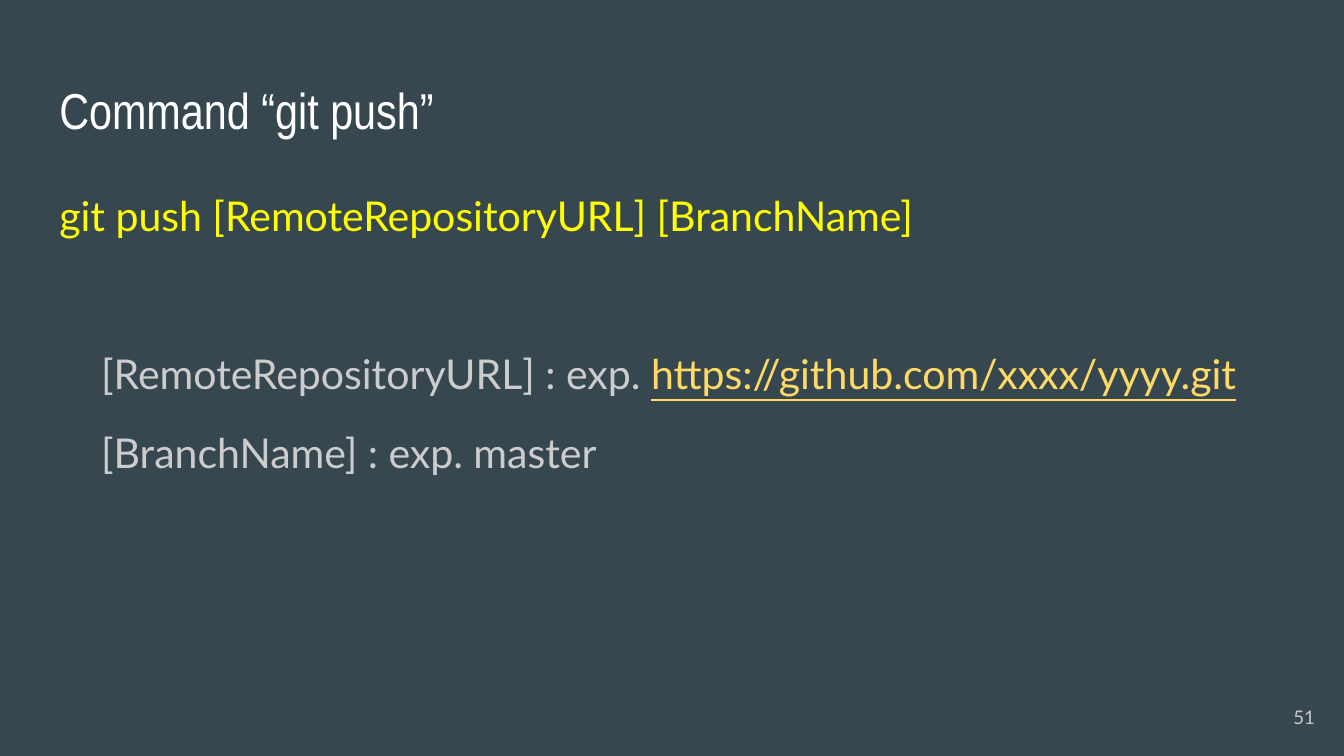
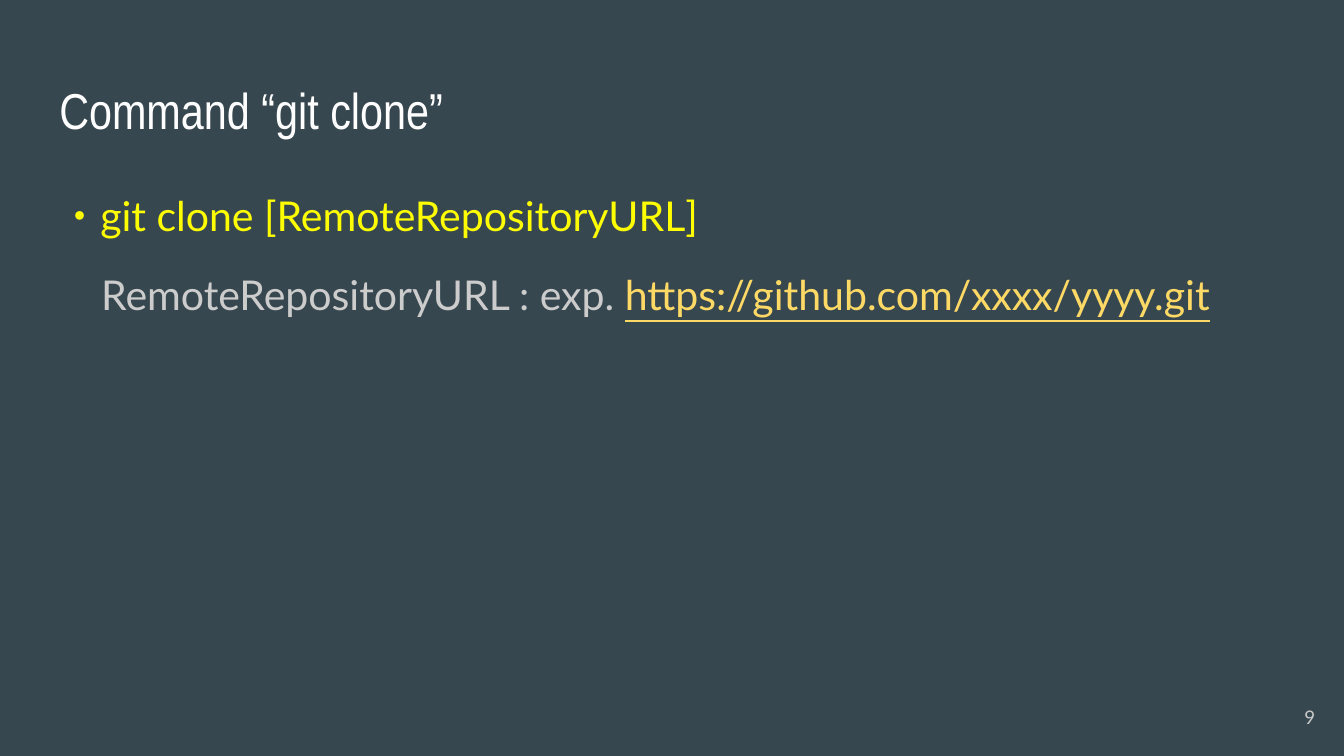
Before and after one commit to acchi17/StudyGit, a slide deck: slide 9 of GitStudySession.pptx (slide 51 before the commit). Drawn at 1344x756 pixels with LibreOffice and Linux fonts; fonts in the diff are those of the drawing. Boxes give left, top, right and bottom in pixels: in the first picture for what was removed or moved away, otherwise in the second. Text is boxed around its words. In the diff, an @@ line names an element or a change of style, - is before the commit and + after.

```diff
--- a/GitStudySession.pptx
+++ b/GitStudySession.pptx
@@ title at <box>59,92,443,139</box>: text changed @@
-Command “git push”
+Command “git clone”
@@ text at <box>59,199,1210,318</box>: text changed; text colour #CCCCCC to #FFD966 @@
-git push [RemoteRepositoryURL] [BranchName]
-[RemoteRepositoryURL] : exp. https://github.com/xxxx/yyyy.git
-[BranchName] : exp. master
+・git clone [RemoteRepositoryURL]
+RemoteRepositoryURL : exp. https://github.com/xxxx/yyyy.git
@@ page number at <box>1304,710,1315,724</box>: text changed @@
-51
+9
```
Also in this commit, not shown: 11 other slides changed, 17 slides added, 9 slides removed.
